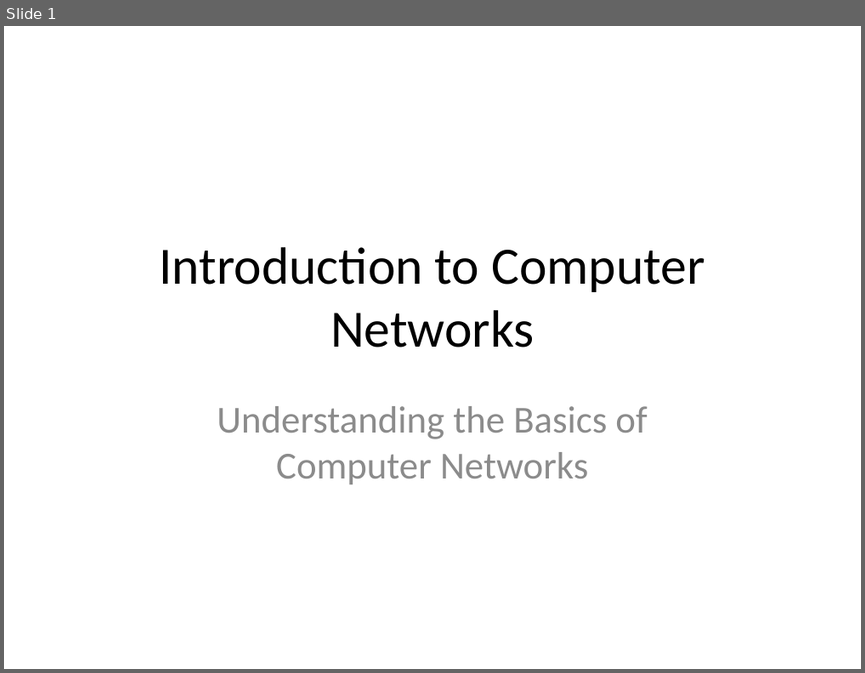
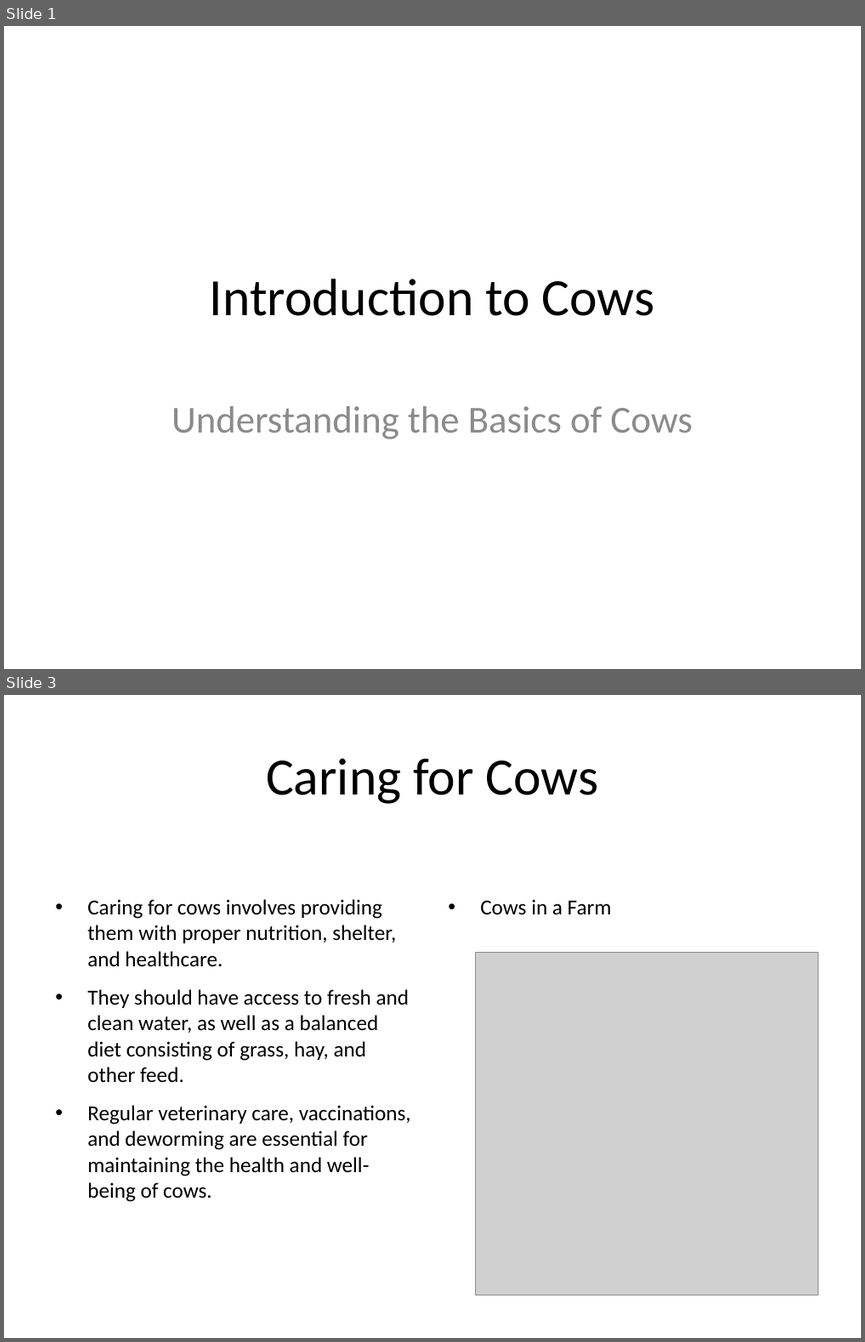
Before and after one commit to COSC-499-W2023/year-long-project-team-17, a slide deck: my_presentation.pptx. Shown one above the other, each under a label of ours: slide 1 before the commit, slides 1 and 3 after it; the slides between them are not shown. The pictures are 865x673 and 865x1342 pixels, drawn with LibreOffice and Linux fonts; fonts in the diff are those of the drawing; grey boxes stand for pictures. Boxes give left, top, right and bottom in pixels: in the first picture for what was removed or moved away, otherwise in the second. Text is boxed around its words. In the diff, an @@ line names an element or a change of style, - is before the commit and + after.

```diff
--- a/my_presentation.pptx
+++ b/my_presentation.pptx
@@ slide 3 added at [4,695,861,1338], background #FFFFFF @@
@@ title added at [266,758,599,804], 44 pt, text #000000 @@
+Caring for Cows
@@ text added at [87,899,411,1202], 18 pt, text #000000 @@
+• Caring for cows involves providing them with proper nutrition, shelter, and healthcare.
+• They should have access to fresh and clean water, as well as a balanced diet consisting of grass, hay, and other feed.
+• Regular veterinary care, vaccinations, and deworming are essential for maintaining the health and well-being of cows.
@@ text added at [480,899,612,915], 18 pt, text #000000 @@
+• Cows in a Farm
@@ picture added at [475,952,818,1295] @@
@@ slide 1 changed as well @@
@@ title at [210,278,655,316]: text changed @@
-Introduction to Computer Networks
+Introduction to Cows
@@ subtitle at [171,406,692,439]: text changed @@
-Understanding the Basics of Computer Networks
+Understanding the Basics of Cows
```
Also in this commit, not shown: 1 other slide added, 12 slides removed, 25 other files.
